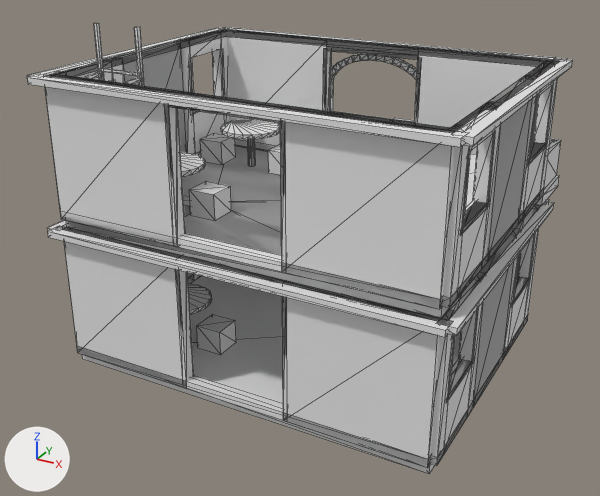
The OBJ model azure-palace-r2/Assets/terrace-restaurant-room-3.obj: old version first, new version second.
Camera for both pictures: a camera (50 mm lens) standing at (7.71, -14.46, 9.51) and looking at (-0.17, -0.13, 2.35). The lights are fixed; the arrows at lower left show +X, +Y and +Z. The older version comes first. Mesh edges are drawn as thin lines. Where no turn or scale is listed for an object, it has been applied to the vertices.

Objects in the first picture: 'terrace-restaurant-room-3'.
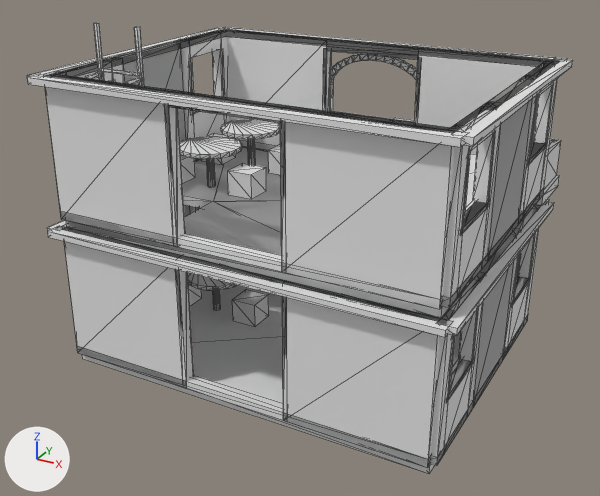
What differs and where, as boxes (x1, y1, x2, y2) in the pictures (600 x 496 px; the box of a moved part takes in the faces that stretch with it):
part 1 of me_terrace_restaurant_room_3, moved or reshaped (not visible before): after (188, 284, 202, 306)
part 2 of me_terrace_restaurant_room_3, moved or reshaped (not visible before): after (181, 155, 195, 184)
part 3 of me_terrace_restaurant_room_3, moved or reshaped: before (188, 283, 212, 314); after (188, 273, 237, 290)
part 4 of me_terrace_restaurant_room_3, moved or reshaped: before (180, 152, 205, 176); after (180, 136, 242, 159)
part 5 of me_terrace_restaurant_room_3, moved or reshaped (not visible before): after (213, 290, 220, 311)
part 6 of me_terrace_restaurant_room_3, moved or reshaped (not visible before): after (207, 159, 215, 187)
part 7 of me_terrace_restaurant_room_3, moved or reshaped: before (197, 314, 236, 355); after (232, 289, 269, 327)
part 8 of me_terrace_restaurant_room_3, moved or reshaped: before (189, 181, 231, 221); after (228, 163, 266, 199)

Edits to the bpy script that builds the scene:
```text
Change me_terrace_restaurant_room_3:
    where me_terrace_restaurant_room_3.from_pydata(...)  # 1864 vertices, 3340 faces; spans x -4.34..4.34, y -3.34..4.48, z 0.0..7.12
    used by ob_terrace_restaurant_room_3; location = (0.0, 0.0, 0.0)
    me_terrace_restaurant_room_3 part 1: the loose piece of 8 vertices spanning x -3.75..-3.15, y -1.7..-1.1, z 0.22..0.77 is moved by (0.0, 1.4, 0.0)
    me_terrace_restaurant_room_3 part 2: the loose piece of 8 vertices spanning x -3.75..-3.15, y -1.7..-1.1, z 3.32..3.87 is moved by (0.0, 1.4, 0.0)
    me_terrace_restaurant_room_3 part 3: the loose piece of 40 vertices spanning x -3.2..-1.8, y -2.1..-0.7, z 1.07..1.17 is moved by (0.0, 1.4, 0.0)
    me_terrace_restaurant_room_3 part 4: the loose piece of 40 vertices spanning x -3.2..-1.8, y -2.1..-0.7, z 4.17..4.27 is moved by (0.0, 1.4, 0.0)
    me_terrace_restaurant_room_3 part 5: the loose piece of 24 vertices spanning x -2.58..-2.42, y -1.48..-1.32, z 0.22..1.07 is moved by (0.0, 1.4, 0.0)
    me_terrace_restaurant_room_3 part 6: the loose piece of 24 vertices spanning x -2.58..-2.42, y -1.48..-1.32, z 3.32..4.17 is moved by (0.0, 1.4, 0.0)
    me_terrace_restaurant_room_3 part 7: the loose piece of 8 vertices spanning x -1.85..-1.25, y -1.7..-1.1, z 0.22..0.77 is moved by (0.0, 1.4, 0.0)
    me_terrace_restaurant_room_3 part 8: the loose piece of 8 vertices spanning x -1.85..-1.25, y -1.7..-1.1, z 3.32..3.87 is moved by (0.0, 1.4, 0.0)
```
